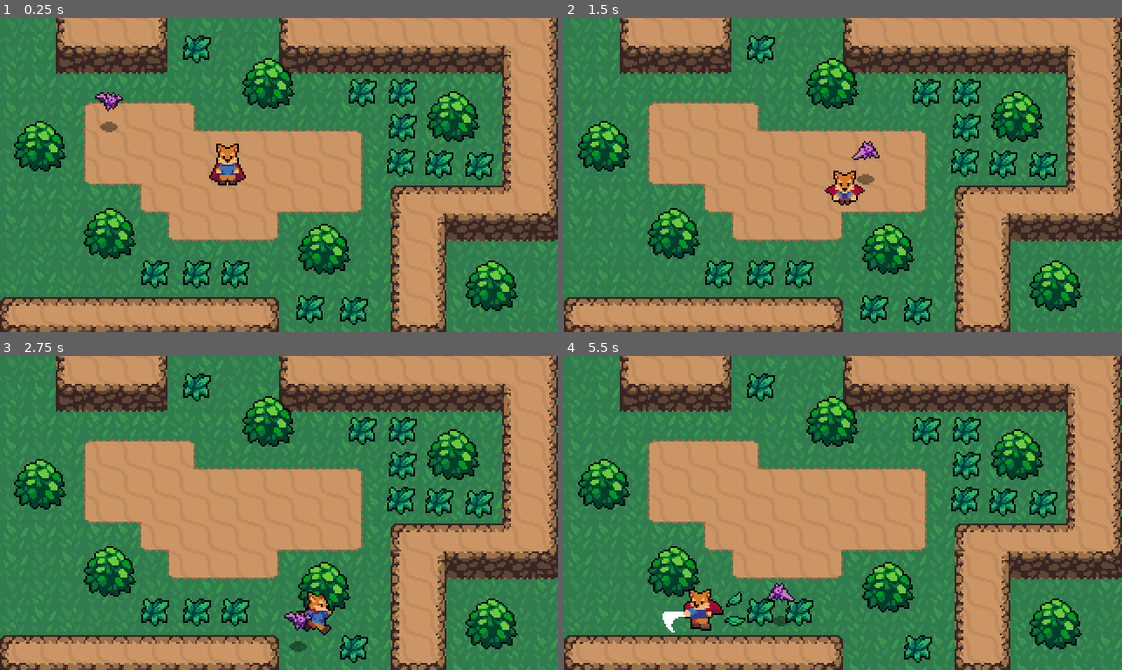
Above: before the commit, frames 1-4 (two rows, left to right).
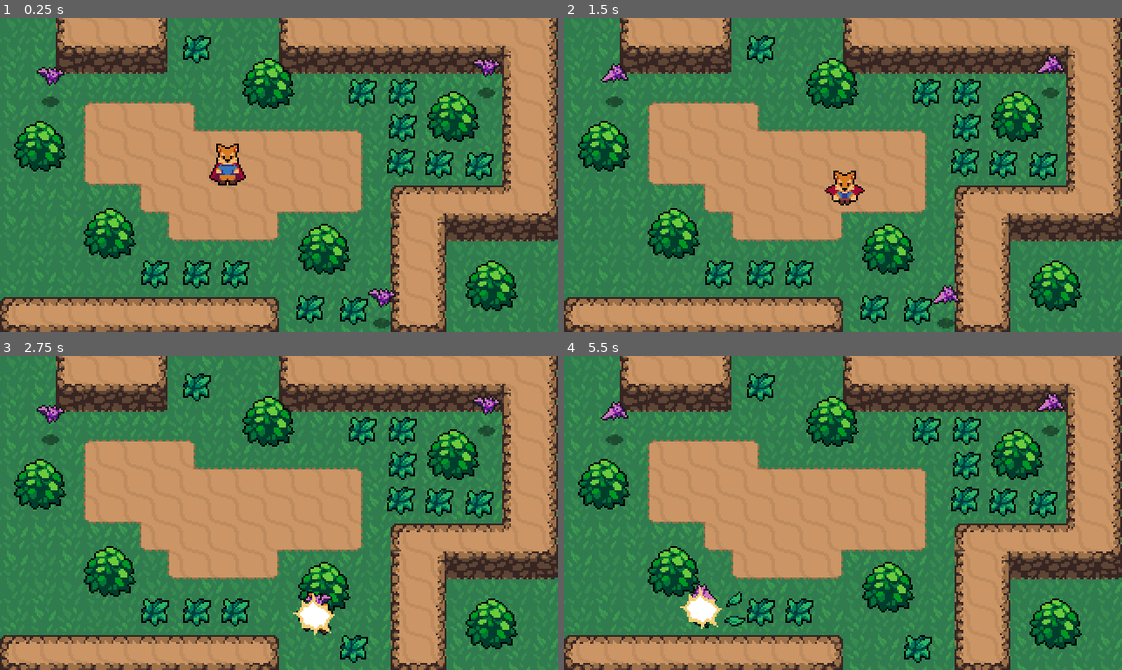
Above: after the commit, the same moments.

Repository: JayMil/godot-ActionRPG
Game: Godot game, scene res://World.tscn
Same seed, same stepped clock (60 frames per second), same inputs: the game is played once before the commit and once after it.
Inputs:
- Up to frame 1 (0.25 s): no input
- Up to frame 2 (1.5 s): hold Right (ui_right) 0.53-1.28 s; tap Space (attack) at 0.6 s; hold Down (ui_down) from 1.28 s (still down); tap K (roll) at 1.35 s
- Up to frame 3 (2.75 s): release Down (ui_down) at 2.03 s; hold Right (ui_right) from 2.03 s (still down); tap Space (attack) at 2.1 s
- Up to frame 4 (5.5 s): release Right (ui_right) at 2.78 s; hold Up (ui_up) 2.78-3.53 s; tap K (roll) at 2.85, 4.35 s; hold Left (ui_left) 3.53-5.03 s; tap Space (attack) at 3.6, 5.1 s; hold Down (ui_down) from 5.03 s (still down)

The runs differ from the first frame. In frame 1, 1.0% of the frame differs, in the area x 6-90%, y 12-99%; in frame 2, 1.0%; in frame 3, 1.2%; in frame 4, 1.5%, in the area x 6-90%, y 11-89%.

Commit message:
P17: Add player stats and damage player when hit by bat

Diff:
--- a/Enemies/Bat.gd
+++ b/Enemies/Bat.gd
@@ -10,6 +10,7 @@
 onready var stats = $Stats
 onready var playerDetectionZone = $PlayerDetectionZone
 onready var sprite = $AnimatedBatSprite
+onready var hurtbox = $Hurtbox
 
 enum {
 	IDLE,
@@ -58,7 +59,7 @@
 func _on_Hurtbox_area_entered(hitbox):
 	stats.damage(hitbox.damage)
 	knockback = hitbox.knockback_vector * KNOCKBACK
-
+	hurtbox.create_hit_effect()
 
 
 func _on_Stats_death():
--- a/Enemies/Bat.tscn
+++ b/Enemies/Bat.tscn
@@ -6,6 +6,7 @@
 [ext_resource path="res://Enemies/Bat.gd" type="Script" id=4]
 [ext_resource path="res://Stats.tscn" type="PackedScene" id=5]
 [ext_resource path="res://Enemies/PlayerDetectionZone.tscn" type="PackedScene" id=6]
+[ext_resource path="res://Hitboxes and Hurtboxes/Hitbox.tscn" type="PackedScene" id=7]
 
 [sub_resource type="AtlasTexture" id=1]
 atlas = ExtResource( 1 )
@@ -45,6 +46,9 @@
 [sub_resource type="CircleShape2D" id=9]
 radius = 81.0
 
+[sub_resource type="CircleShape2D" id=10]
+radius = 5.09902
+
 [node name="Bat" type="KinematicBody2D"]
 collision_layer = 16
 script = ExtResource( 4 )
@@ -70,16 +74,25 @@
 shape = SubResource( 8 )
 
 [node name="Stats" parent="." instance=ExtResource( 5 )]
-max_health = 100
+max_health = 10
 
 [node name="PlayerDetectionZone" parent="." instance=ExtResource( 6 )]
 
 [node name="CollisionShape2D" parent="PlayerDetectionZone" index="0"]
 modulate = Color( 0.682353, 0.639951, 0.00392158, 0.301961 )
 shape = SubResource( 9 )
+
+[node name="Hitbox" parent="." instance=ExtResource( 7 )]
+collision_mask = 4
+
+[node name="CollisionShape2D" parent="Hitbox" index="0"]
+position = Vector2( 0, -13 )
+shape = SubResource( 10 )
 [connection signal="area_entered" from="Hurtbox" to="." method="_on_Hurtbox_area_entered"]
 [connection signal="death" from="Stats" to="." method="_on_Stats_death"]
 
 [editable path="Hurtbox"]
 
 [editable path="PlayerDetectionZone"]
+
+[editable path="Hitbox"]
--- a/Hitboxes and Hurtboxes/Hurtbox.gd
+++ b/Hitboxes and Hurtboxes/Hurtbox.gd
@@ -1,14 +1,40 @@
 extends Area2D
-
-export(bool) var show_hit = true
 
 const HitEffect = preload("res://Effects/HitEffect.tscn")
 
+onready var timer = $Timer
+
+var invincible = false setget set_invincible
+
+signal invincibility_started
+signal invincibility_ended
 
 
-func _on_Hurtbox_area_entered(area):
-	if show_hit:
-		var effect = HitEffect.instance()
-		var main = get_tree().current_scene
-		main.add_child(effect)
-		effect.global_position = global_position
+func set_invincible(value):
+	invincible = value
+	if invincible:
+		emit_signal("invincibility_started")
+	else:
+		emit_signal("invincibility_ended")
+
+func start_invincibility(duration):
+	self.invincible = true
+	timer.start(duration)
+
+func create_hit_effect():
+	var effect = HitEffect.instance()
+	var main = get_tree().current_scene
+	main.add_child(effect)
+	effect.global_position = global_position
+
+
+func _on_Timer_timeout():
+	self.invincible = false
+
+
+func _on_Hurtbox_invincibility_started():
+	# set monitorable with deferred so that it doesn't mess with physics calculations
+	set_deferred("monitorable", false)
+
+func _on_Hurtbox_invincibility_ended():
+	monitorable = true
--- a/Hitboxes and Hurtboxes/Hurtbox.tscn
+++ b/Hitboxes and Hurtboxes/Hurtbox.tscn
@@ -8,4 +8,8 @@
 script = ExtResource( 1 )
 
 [node name="CollisionShape2D" type="CollisionShape2D" parent="."]
-[connection signal="area_entered" from="." to="." method="_on_Hurtbox_area_entered"]
+
+[node name="Timer" type="Timer" parent="."]
+[connection signal="invincibility_ended" from="." to="." method="_on_Hurtbox_invincibility_ended"]
+[connection signal="invincibility_started" from="." to="." method="_on_Hurtbox_invincibility_started"]
+[connection signal="timeout" from="Timer" to="." method="_on_Timer_timeout"]
--- a/Player/Player.gd
+++ b/Player/Player.gd
@@ -15,12 +15,18 @@
 var velocity = Vector2.ZERO
 var roll_vector = Vector2.DOWN
 
+# global autoload PlayerStats
+var stats = PlayerStats
+
 onready var animationPlayer = $AnimationPlayer
 onready var animationTree = $AnimationTree
 onready var animationState = animationTree.get("parameters/playback")
 onready var swordHitbox = $HitboxPivot/SwordHitbox
+onready var hurtbox = $Hurtbox
 
 func _ready():
+	stats.connect("death", self, "queue_free")
+	stats.health = 4
 	animationTree.active = true
 	swordHitbox.knockback_vector = roll_vector
 
@@ -79,3 +85,9 @@
 
 	if Input.is_action_just_pressed("roll"):
 		state = ROLL
+
+
+func _on_Hurtbox_area_entered(area):
+	stats.damage(1)
+	hurtbox.start_invincibility(0.5)
+	hurtbox.create_hit_effect()
--- a/Player/Player.tscn
+++ b/Player/Player.tscn
@@ -1,9 +1,10 @@
-[gd_scene load_steps=51 format=2]
+[gd_scene load_steps=53 format=2]
 
 [ext_resource path="res://Player/Player.gd" type="Script" id=1]
 [ext_resource path="res://Player/Player.png" type="Texture" id=2]
 [ext_resource path="res://Hitboxes and Hurtboxes/Hitbox.tscn" type="PackedScene" id=3]
 [ext_resource path="res://Player/SwordHitbox.gd" type="Script" id=4]
+[ext_resource path="res://Hitboxes and Hurtboxes/Hurtbox.tscn" type="PackedScene" id=5]
 
 [sub_resource type="CapsuleShape2D" id=1]
 radius = 4.0
@@ -610,6 +611,10 @@
 
 [sub_resource type="CapsuleShape2D" id=35]
 height = 12.0
+
+[sub_resource type="CapsuleShape2D" id=47]
+radius = 4.0
+height = 6.0
 
 [node name="Player" type="KinematicBody2D"]
 position = Vector2( -2, 2 )
@@ -666,4 +671,15 @@
 shape = SubResource( 35 )
 disabled = true
 
+[node name="Hurtbox" parent="." instance=ExtResource( 5 )]
+collision_layer = 4
+
+[node name="CollisionShape2D" parent="Hurtbox" index="0"]
+modulate = Color( 0, 1, 0.109804, 1 )
+position = Vector2( 0, -3 )
+shape = SubResource( 47 )
+[connection signal="area_entered" from="Hurtbox" to="." method="_on_Hurtbox_area_entered"]
+
 [editable path="HitboxPivot/SwordHitbox"]
+
+[editable path="Hurtbox"]
--- /dev/null
+++ b/Player/PlayerStats.tscn
@@ -0,0 +1,5 @@
+[gd_scene load_steps=2 format=2]
+
+[ext_resource path="res://Stats.tscn" type="PackedScene" id=1]
+
+[node name="PlayerStats" instance=ExtResource( 1 )]
--- a/World.tscn
+++ b/World.tscn
@@ -571,4 +571,10 @@
 [node name="Bats" type="YSort" parent="YSort"]
 
 [node name="Bat" parent="YSort/Bats" instance=ExtResource( 7 )]
-position = Vector2( 57, 60 )
+position = Vector2( 29, 48 )
+
+[node name="Bat2" parent="YSort/Bats" instance=ExtResource( 7 )]
+position = Vector2( 279, 43 )
+
+[node name="Bat3" parent="YSort/Bats" instance=ExtResource( 7 )]
+position = Vector2( 219, 175 )
--- a/project.godot
+++ b/project.godot
@@ -18,6 +18,10 @@
 config/name="Action RPG"
 run/main_scene="res://World.tscn"
 config/icon="res://icon.png"
+
+[autoload]
+
+PlayerStats="*res://Player/PlayerStats.tscn"
 
 [display]
 
Not shown: 1 places in Enemies/Bat.tscn that only renumber resources
